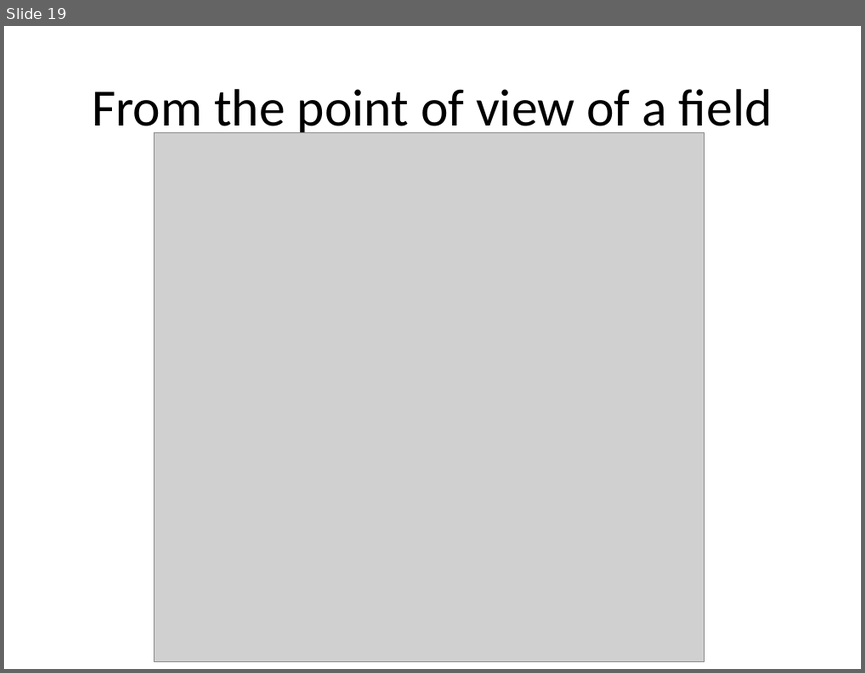
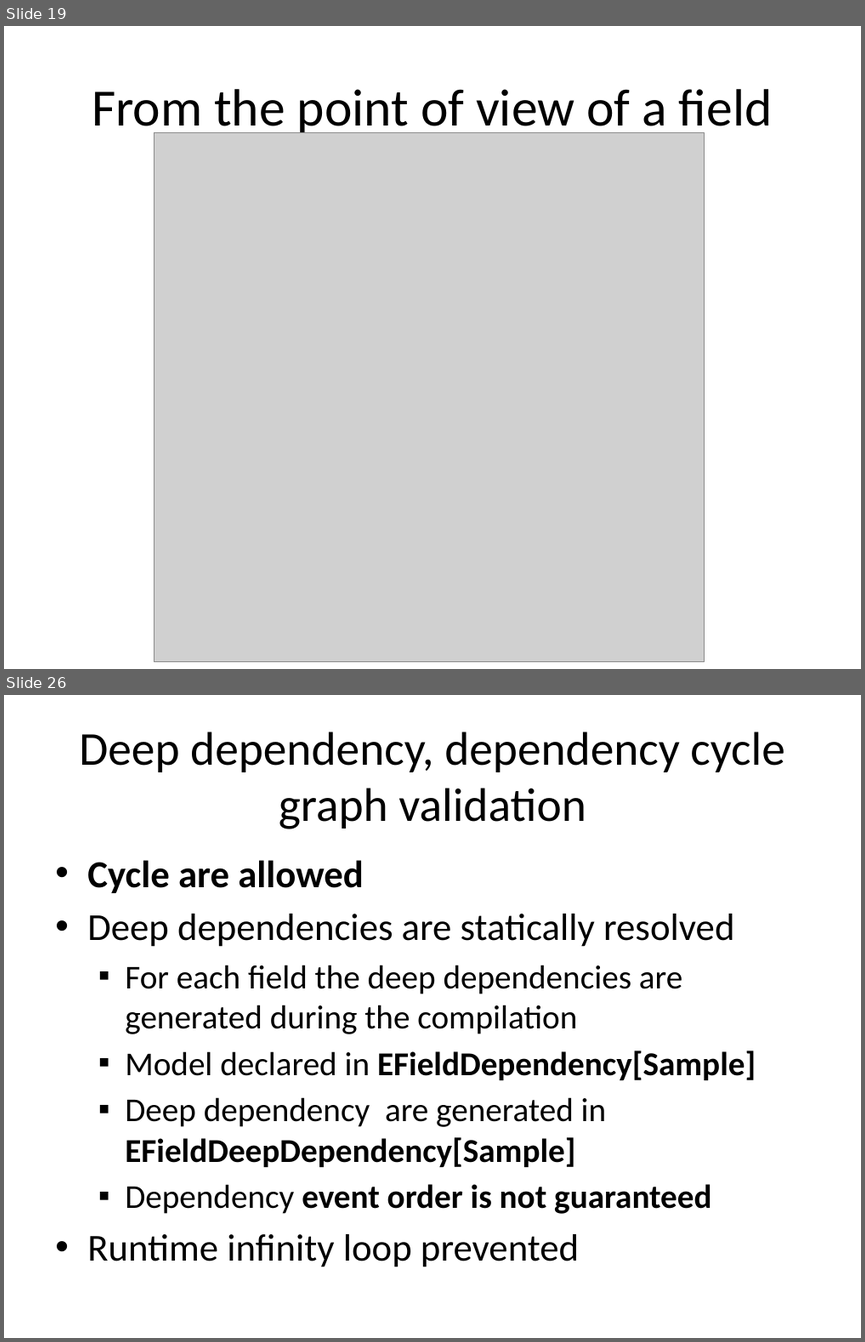
Before and after one commit to lesfurets/mdl4ui, a slide deck: mdl4ui-docs/mdl4ui_cg2013.pptx. Shown one above the other, each under a label of ours: slide 19 before the commit, slides 19 and 26 after it; the slides between them are not shown. The pictures are 865x673 and 865x1342 pixels, drawn with LibreOffice and Linux fonts; fonts in the diff are those of the drawing; grey boxes stand for pictures. Boxes give left, top, right and bottom in pixels: in the first picture for what was removed or moved away, otherwise in the second. Text is boxed around its words. In the diff, an @@ line names an element or a change of style, - is before the commit and + after.

Commit message:
MDL4UI presentation (to continue)
added dependency part of the prez

```diff
--- a/mdl4ui-docs/mdl4ui_cg2013.pptx
+++ b/mdl4ui-docs/mdl4ui_cg2013.pptx
@@ slide 26 added at (4,695,861,1338), background #FFFFFF @@
@@ title added at (79,732,784,829), 39.6 pt, text #000000 @@
+Deep dependency, dependency cycle
+graph validation
@@ text added at (87,860,755,1267), 28 pt, text #000000 @@
+• Cycle are allowed
+• Deep dependencies are statically resolved
+  ▪ For each field the deep dependencies are generated during the compilation
+  ▪ Model declared in EFieldDependency[Sample]
+  ▪ Deep dependency are generated in EFieldDeepDependency[Sample]
+  ▪ Dependency event order is not guaranteed
+• Runtime infinity loop prevented
```
Also in this commit, not shown: 9 other slides added, 22 other files.
